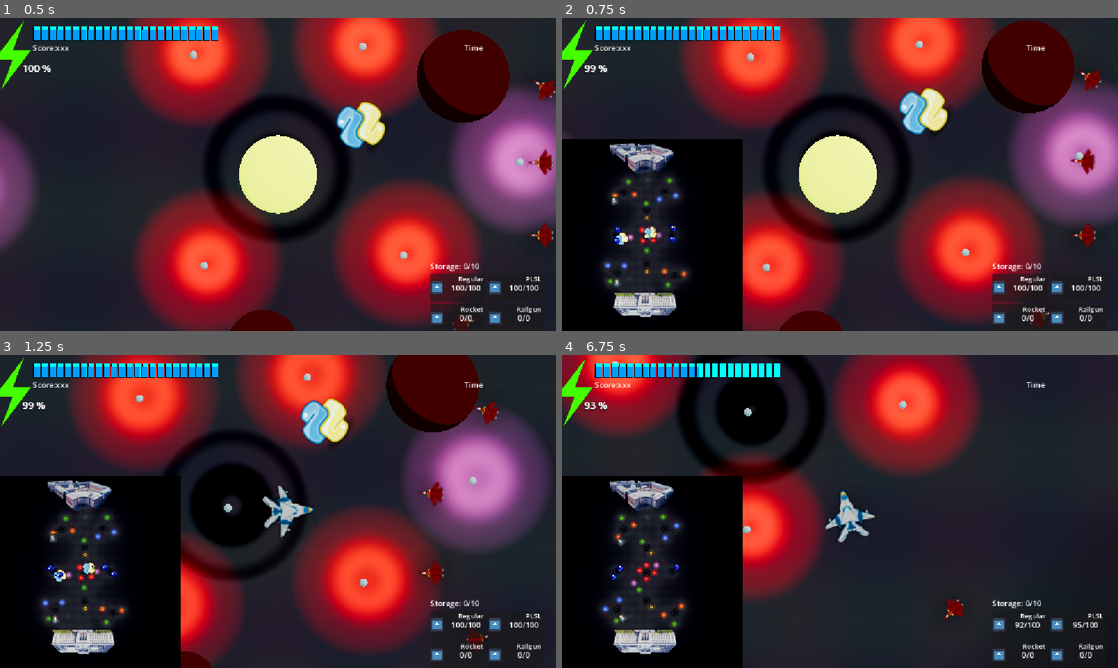
Above: before the commit, frames 1-4 (two rows, left to right).
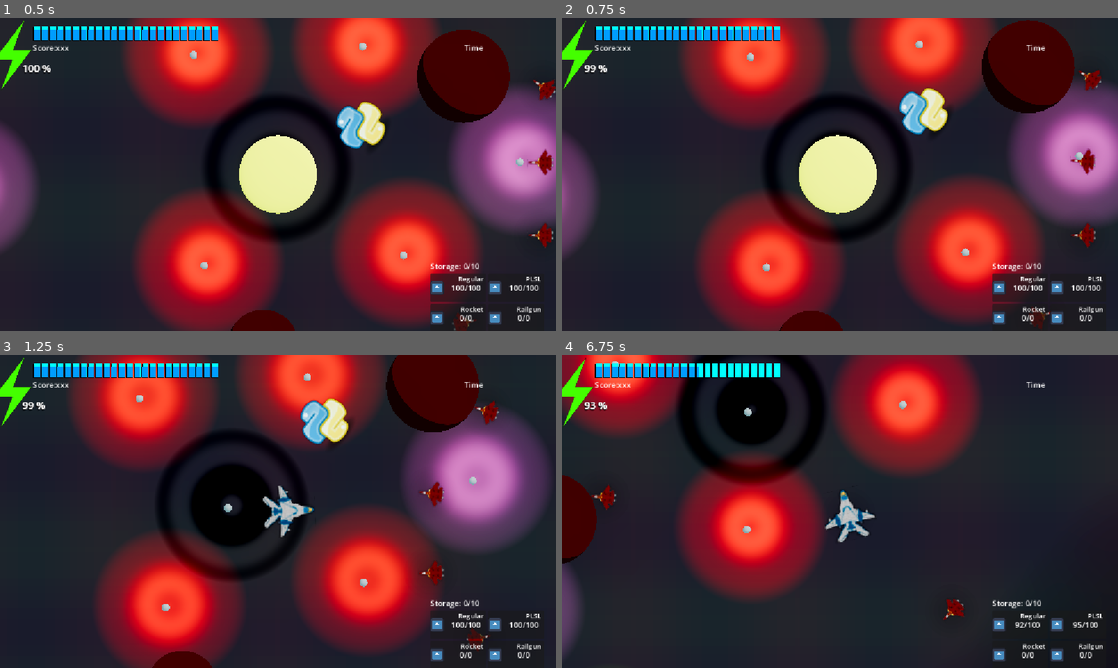
Above: after the commit, the same moments.

Repository: forklovee/SpaceJam2026
Game: Godot game, scene res://main.tscn
The game is run twice, just before and just after one commit, with the same random seed, the same clock (stepped at 60 frames per second) and the same inputs. The engine's default icon, where the game draws it, is replaced by a stand-in: a white triangle on a blue panel in a dark square.
Inputs (mouse positions are in pixels of both pictures, inside the frame that each line leads up to):
- Up to frame 1 (0.5 s): no input
- Up to frame 2 (0.75 s): move the mouse to (962, 158) at 0.52 s; hold D (Right) from 0.53 s (still down); hold M from 0.53 s (still down)
- Up to frame 3 (1.25 s): keep holding D (Right); keep holding M
- Up to frame 4 (6.75 s): move the mouse to (728, 527) at 1.27 s; release D (Right) at 1.28 s; release M at 1.28 s; hold S (Down) 1.28-2.03 s; click (728, 527) at 1.35 s; tap M at 1.55, 2.3, 2.85, 3.8, 4.35, 5.3, 6.05 s; move the mouse to (895, 442) at 2.02 s; hold D (Right) 2.03-2.78 s; hold Right mouse button (SpecialWeapon) 2.03-2.78 s; move the mouse to (812, 574) at 2.77 s; hold W (Up) 2.78-3.53 s; move the mouse to (1006, 558) at 3.52 s; hold Tab 3.53-4.28 s; hold A (Left) 3.53-5.03 s; move the mouse to (673, 464) at 4.27 s; move the mouse to (867, 511) at 5.02 s; press the mouse at (867, 511) at 5.03 s; hold S (Down) 5.03-5.78 s; move the mouse to (756, 433) at 5.77 s; release the mouse at (756, 433) at 5.78 s; hold D (Right) 5.78-6.53 s; right-click (756, 433) at 5.85 s; move the mouse to (962, 495) at 6.52 s; hold W (Up) from 6.53 s (still down); hold M from 6.53 s (still down)

Frame 1 is identical in both runs. In frame 2, 16% of the frame differs, in the area x 0-33%, y 38-100%; in frame 3, 16%; in frame 4, 16%.

Commit message:
Scena tytułowa z briefiengiem
Dodano scenę z muzyką i wprowadzeniem do fabuły.

Diff:
--- a/Player/UI/minimap_rect.gd
+++ b/Player/UI/minimap_rect.gd
@@ -1,9 +1,10 @@
 extends TextureRect
 
 func _process(delta: float) -> void:
-	self.visible=Input.is_key_pressed(KEY_M)
-	if self.texture==null:
-		if Game.level.view!=null:
-			var sv:SubViewport=Game.level.view
-			self.texture=sv.get_texture()
-			sv.render_target_update_mode=sv.UPDATE_ALWAYS
+	pass
+	#self.visible=Input.is_key_pressed(KEY_M)
+	#if self.texture==null:
+		#if Game.level.view!=null:
+			#var sv:SubViewport=Game.level.view
+			#self.texture=sv.get_texture()
+			#sv.render_target_update_mode=sv.UPDATE_ALWAYS
--- a/Singleton/game.gd
+++ b/Singleton/game.gd
@@ -35,6 +35,7 @@
 
 func spawn_explosion(instigator: Ship, damage: int, max_range: float, target_position: Vector3):
 	var explosion: Bullet3D = Data.get_bullet_resource(Bullet3D.Type.RocketExplosion).instantiate()
+	if !level: return
 	level.call_deferred("add_child", explosion)
 	if !explosion.is_inside_tree():
 		await explosion.tree_entered
--- /dev/null
+++ b/briefieng.tscn
@@ -0,0 +1,33 @@
+[gd_scene format=3 uid="uid://bneeq5flnv7ft"]
+
+[ext_resource type="Texture2D" uid="uid://b8gog0fqkga1" path="res://Arty/Gemini_Generated_Image_i8hhooi8hhooi8hh.png" id="1_rf2r2"]
+[ext_resource type="AudioStream" uid="uid://lv88xutkytsk" path="res://Audio/VoiceActing/VoiceActing.mp3" id="2_6hqfe"]
+[ext_resource type="AudioStream" uid="uid://5tquq7abr7lm" path="res://Audio/Music/FabułaBriefing.mp3" id="3_tglvp"]
+
+[node name="Briefieng" type="Control" unique_id=2142269119]
+layout_mode = 3
+anchors_preset = 15
+anchor_right = 1.0
+anchor_bottom = 1.0
+grow_horizontal = 2
+grow_vertical = 2
+
+[node name="TextureRect" type="TextureRect" parent="." unique_id=363083632]
+layout_mode = 1
+anchors_preset = 15
+anchor_right = 1.0
+anchor_bottom = 1.0
+grow_horizontal = 2
+grow_vertical = 2
+texture = ExtResource("1_rf2r2")
+expand_mode = 1
+
+[node name="NarracjaBriefieng" type="AudioStreamPlayer2D" parent="." unique_id=2113662446]
+stream = ExtResource("2_6hqfe")
+volume_db = 5.0
+autoplay = true
+
+[node name="MuzykaBriefieng" type="AudioStreamPlayer2D" parent="." unique_id=1473804809]
+stream = ExtResource("3_tglvp")
+volume_db = -15.0
+autoplay = true
Binary file added: Arty/Gemini_Generated_Image_i8hhooi8hhooi8hh.png
Not shown, added: Arty/Gemini_Generated_Image_i8hhooi8hhooi8hh.png.import
Not shown, added: Audio/VoiceActing/VoiceActing.mp3.import
Not shown, added: Audio/VoiceActing/VoiceActing.m4a
Not shown, added: Audio/VoiceActing/VoiceActing.mp3
